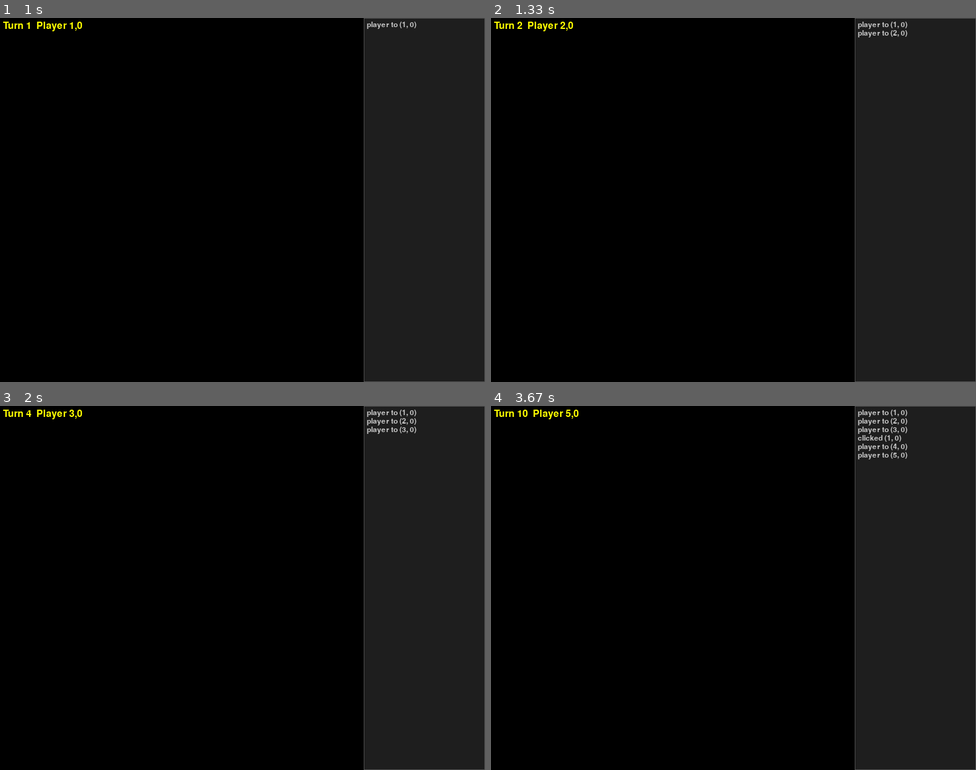
Above: before the commit, frames 1-4 (two rows, left to right).
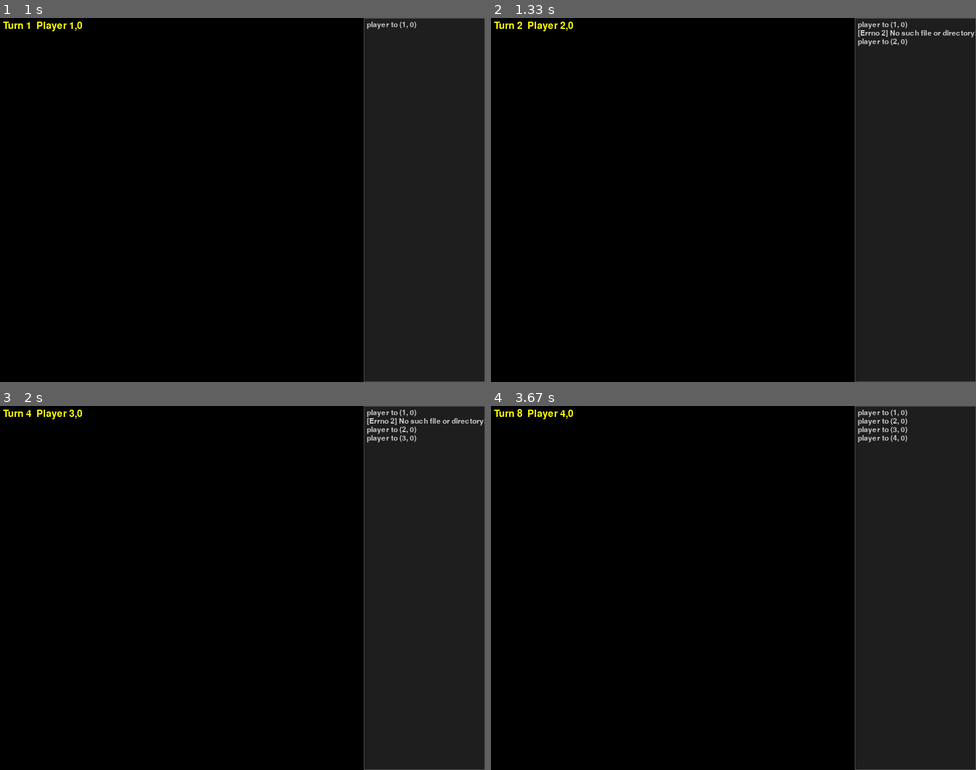
Above: after the commit, the same moments.

Repository: Yefym707/Game
Game: pygame game, started from scripts/run_gui.py
The game is run twice, just before and just after one commit, with the same random seed, the same clock (stepped at 60 frames per second) and the same inputs.
Inputs (mouse positions are in pixels of both pictures, inside the frame that each line leads up to):
- Up to frame 1 (1 s): click "New Game" at 0.38 s; hold Space from 0.67 s (still down); hold Right from 0.67 s (still down); move the mouse to (223, 214) at 0.7 s
- Up to frame 2 (1.33 s): release Space at 1.13 s; release Right at 1.13 s; hold F9 from 1.17 s (still down); hold Right from 1.17 s (still down); move the mouse to (733, 221) at 1.2 s; tap Space at 1.23 s
- Up to frame 3 (2 s): tap Space at 1.53, 1.73 s; release F9 at 1.63 s; release Right at 1.63 s; hold F5 from 1.67 s (still down); hold Right from 1.67 s (still down)
- Up to frame 4 (3.67 s): tap Space at 2.03, 2.57, 2.87, 3.07, 3.37, 3.57 s; release F5 at 2.13 s; release Right at 2.13 s; click "Turn 5 Player 3,0" at 2.22 s; hold F9 2.5-2.97 s; hold Right 2.5-2.97 s; move the mouse to (583, 675) at 2.53 s; hold Right 3-3.47 s; hold Up from 3.5 s (still down)

Frame 1 is identical in both runs. In frame 2, 0.3% of the frame differs, in the area x 75-100%, y 3-8%; in frame 3, 0.3%; in frame 4, 0.4%, in the area x 5-86%, y 0-15%.

Commit message:
Add configurable save system and settings menu

Diff:
--- a/src/client/app.py
+++ b/src/client/app.py
@@ -5,6 +5,7 @@
 from typing import Optional
 
 from gamecore.i18n import gettext as _
+from gamecore import config as gconfig
 
 
 class Scene:
@@ -29,8 +30,15 @@
 
     def __init__(self, width: int = 800, height: int = 600) -> None:
         pygame.init()
+        cfg = gconfig.load_config()
+        flags = pygame.FULLSCREEN if cfg.get("fullscreen") else 0
+        w, h = cfg.get("window_size", [width, height])
         pygame.display.set_caption(_("window_title"))
-        self.screen = pygame.display.set_mode((width, height))
+        self.screen = pygame.display.set_mode((w, h), flags)
+        try:
+            pygame.mixer.music.set_volume(cfg.get("volume", 1.0))
+        except Exception:  # pragma: no cover - mixer may not be init
+            pass
         self.clock = pygame.time.Clock()
         from .scene_menu import MenuScene
 
--- a/src/client/scene_game.py
+++ b/src/client/scene_game.py
@@ -9,7 +9,12 @@
 from .gfx.tileset import TILE_SIZE, Tileset
 from .ui.widgets import Log, StatusPanel
 from gamecore import board as gboard
-from gamecore import rules
+from gamecore import rules, saveio, config as gconfig
+
+try:  # pragma: no cover - optional dependency
+    import pygame.messagebox as messagebox
+except Exception:  # pragma: no cover - fallback if missing
+    messagebox = None
 
 
 def _tone(freq: int = 440, ms: int = 100) -> pygame.mixer.Sound:
@@ -26,8 +31,22 @@
 
     def __init__(self, app, new_game: bool = True) -> None:
         super().__init__(app)
+        cfg = gconfig.load_config()
+        try:
+            pygame.mixer.music.set_volume(cfg.get("volume", 1.0))
+        except Exception:  # pragma: no cover - mixer may be uninitialised
+            pass
         self.tileset = Tileset()
-        self.state = gboard.create_game()
+        self.quick_path = gconfig.quicksave_path()
+        self.autosave_path = gconfig.autosave_path()
+        if new_game:
+            self.state = gboard.create_game()
+        else:
+            try:
+                self.state = saveio.load_game(self.autosave_path)
+            except Exception as exc:
+                self.state = gboard.create_game()
+                self._show_error(str(exc))
         rules.set_seed(0)
         self.camera_x = 0.0
         self.camera_y = 0.0
@@ -38,6 +57,20 @@
         self.click_sound = _tone(880)
         self.move_sound = _tone(660)
 
+    def _show_error(self, msg: str) -> None:
+        """Display an error message without crashing."""
+
+        if messagebox:
+            try:
+                messagebox.show("Error", msg)
+                return
+            except Exception:  # pragma: no cover - fallback
+                pass
+        # Fallback to console/log output
+        print("Error:", msg)
+        if hasattr(self, "log"):
+            self.log.add(msg)
+
     # event handling ---------------------------------------------------
     def handle_event(self, event: pygame.event.Event) -> None:
         if event.type == pygame.KEYDOWN:
@@ -47,6 +80,22 @@
                 self.next_scene = MenuScene(self.app)
             elif event.key == pygame.K_SPACE:
                 gboard.end_turn(self.state)
+                try:
+                    saveio.save_game(self.state, self.autosave_path)
+                except Exception as exc:
+                    self._show_error(str(exc))
+            elif event.key == pygame.K_F5:
+                try:
+                    saveio.save_game(self.state, self.quick_path)
+                except Exception as exc:
+                    self._show_error(str(exc))
+            elif event.key == pygame.K_F9:
+                try:
+                    self.state = saveio.load_game(self.quick_path)
+                    self.log.lines.clear()
+                    self._last_log = 0
+                except Exception as exc:
+                    self._show_error(str(exc))
             elif event.key in (pygame.K_UP, pygame.K_DOWN, pygame.K_LEFT, pygame.K_RIGHT):
                 self._handle_move(event.key)
         elif event.type == pygame.MOUSEWHEEL:
--- a/src/client/scene_menu.py
+++ b/src/client/scene_menu.py
@@ -40,8 +40,10 @@
 
         self.next_scene = GameScene(self.app, new_game=False)
 
-    def settings(self) -> None:  # pragma: no cover - placeholder
-        """Settings placeholder."""
+    def settings(self) -> None:
+        from .scene_settings import SettingsScene
+
+        self.next_scene = SettingsScene(self.app)
 
     def quit(self) -> None:
         pygame.event.post(pygame.event.Event(pygame.QUIT))
--- /dev/null
+++ b/src/client/scene_settings.py
@@ -0,0 +1,99 @@
+"""Settings menu scene."""
+from __future__ import annotations
+
+import pygame
+
+from gamecore.i18n import gettext as _
+from gamecore import config as gconfig
+from .app import Scene
+from .ui.widgets import Button
+
+
+class SettingsScene(Scene):
+    """Allow the player to tweak basic configuration options."""
+
+    def __init__(self, app) -> None:
+        super().__init__(app)
+        self.cfg = gconfig.load_config()
+        width, height = app.screen.get_size()
+        cx = width // 2 - 100
+        y = 120
+        self.buttons: list[Button] = []
+
+        def add(name: str, cb) -> Button:
+            nonlocal y
+            rect = pygame.Rect(cx, y, 200, 40)
+            btn = Button("", rect, cb)
+            setattr(self, name, btn)
+            self.buttons.append(btn)
+            y += 60
+            return btn
+
+        add("btn_volume", self.change_volume)
+        add("btn_lang", self.change_lang)
+        add("btn_window", self.change_window)
+        add("btn_fullscreen", self.toggle_fullscreen)
+        add("btn_back", self.back)
+        self._update_texts()
+
+    # helpers ------------------------------------------------------------
+    def _update_texts(self) -> None:
+        self.btn_volume.text = f"Volume: {int(self.cfg['volume'] * 100)}%"
+        self.btn_lang.text = f"Language: {self.cfg['lang']}"
+        ws = self.cfg["window_size"]
+        self.btn_window.text = f"Window: {ws[0]}x{ws[1]}"
+        self.btn_fullscreen.text = f"Fullscreen: {'on' if self.cfg['fullscreen'] else 'off'}"
+        self.btn_back.text = "Back"
+
+    # button callbacks --------------------------------------------------
+    def change_volume(self) -> None:
+        vol = self.cfg["volume"] + 0.1
+        if vol > 1.0:
+            vol = 0.0
+        self.cfg["volume"] = round(vol, 2)
+        self._update_texts()
+        try:
+            pygame.mixer.music.set_volume(self.cfg["volume"])
+        except Exception:
+            pass
+
+    def change_lang(self) -> None:
+        self.cfg["lang"] = "ru" if self.cfg.get("lang") == "en" else "en"
+        self._update_texts()
+
+    def change_window(self) -> None:
+        sizes = [(800, 600), (1024, 768), (1280, 720)]
+        current = tuple(self.cfg["window_size"])
+        if current in sizes:
+            idx = (sizes.index(current) + 1) % len(sizes)
+        else:
+            idx = 0
+        self.cfg["window_size"] = list(sizes[idx])
+        flags = pygame.FULLSCREEN if self.cfg.get("fullscreen") else 0
+        pygame.display.set_mode(tuple(self.cfg["window_size"]), flags)
+        self._update_texts()
+
+    def toggle_fullscreen(self) -> None:
+        self.cfg["fullscreen"] = not self.cfg.get("fullscreen")
+        flags = pygame.FULLSCREEN if self.cfg["fullscreen"] else 0
+        pygame.display.set_mode(tuple(self.cfg["window_size"]), flags)
+        self._update_texts()
+
+    def back(self) -> None:
+        gconfig.save_config(self.cfg)
+        from .scene_menu import MenuScene
+
+        self.next_scene = MenuScene(self.app)
+
+    # scene API ---------------------------------------------------------
+    def handle_event(self, event: pygame.event.Event) -> None:
+        for btn in self.buttons:
+            btn.handle_event(event)
+
+    def update(self, dt: float) -> None:  # pragma: no cover - nothing to update
+        pass
+
+    def draw(self, surface: pygame.Surface) -> None:
+        surface.fill((25, 25, 25))
+        for btn in self.buttons:
+            btn.draw(surface)
--- a/src/gamecore/__init__.py
+++ b/src/gamecore/__init__.py
@@ -1,4 +1,4 @@
-from . import rules, board, entities, cards, ai, saveio, io_textures, cli
+from . import rules, board, entities, cards, ai, saveio, io_textures, cli, config
 
 __all__ = [
     "rules",
@@ -9,4 +9,5 @@
     "saveio",
     "io_textures",
     "cli",
+    "config",
 ]
--- /dev/null
+++ b/src/gamecore/config.py
@@ -0,0 +1,55 @@
+from __future__ import annotations
+
+import json
+from pathlib import Path
+from typing import Any, Dict
+
+CONFIG_DIR = Path.home() / ".oko_zombie"
+SAVE_DIR = CONFIG_DIR / "saves"
+CONFIG_FILE = CONFIG_DIR / "config.json"
+
+DEFAULT_CONFIG: Dict[str, Any] = {
+    "volume": 1.0,
+    "lang": "en",
+    "window_size": [800, 600],
+    "fullscreen": False,
+}
+
+
+def _ensure_dirs() -> None:
+    SAVE_DIR.mkdir(parents=True, exist_ok=True)
+
+
+def load_config() -> Dict[str, Any]:
+    """Load configuration from ``CONFIG_FILE``.
+
+    Missing or invalid files return :data:`DEFAULT_CONFIG` and write it to disk.
+    """
+
+    _ensure_dirs()
+    try:
+        with CONFIG_FILE.open("r", encoding="utf-8") as fh:
+            return json.load(fh)
+    except Exception:
+        save_config(DEFAULT_CONFIG)
+        return DEFAULT_CONFIG.copy()
+
+
+def save_config(cfg: Dict[str, Any]) -> None:
+    """Persist ``cfg`` to ``CONFIG_FILE``."""
+
+    _ensure_dirs()
+    with CONFIG_FILE.open("w", encoding="utf-8") as fh:
+        json.dump(cfg, fh, indent=2)
+
+
+def quicksave_path() -> Path:
+    """Return path for the quick save file."""
+
+    return SAVE_DIR / "quick.json"
+
+
+def autosave_path() -> Path:
+    """Return path for the auto save file."""
+
+    return SAVE_DIR / "autosave.json"
--- a/src/gamecore/saveio.py
+++ b/src/gamecore/saveio.py
@@ -2,33 +2,35 @@
 
 import json
 import gzip
+from pathlib import Path
 from typing import Any
 
 from . import board
 
-VERSION = 1
+SAVE_VERSION = 1
 
 
-def save_game(state: board.GameState, path: str) -> None:
-    path = str(path)
-    data = {"version": VERSION, "state": state.to_dict()}
+def save_game(state: board.GameState, path: str | Path) -> None:
+    path = Path(path)
+    path.parent.mkdir(parents=True, exist_ok=True)
+    data = {"save_version": SAVE_VERSION, "state": state.to_dict()}
     text = json.dumps(data)
-    if path.endswith(".gz"):
+    if path.suffix == ".gz":
         with gzip.open(path, "wt", encoding="utf-8") as fh:
             fh.write(text)
     else:
-        with open(path, "w", encoding="utf-8") as fh:
+        with path.open("w", encoding="utf-8") as fh:
             fh.write(text)
 
 
-def load_game(path: str) -> board.GameState:
-    path = str(path)
-    if path.endswith(".gz"):
+def load_game(path: str | Path) -> board.GameState:
+    path = Path(path)
+    if path.suffix == ".gz":
         with gzip.open(path, "rt", encoding="utf-8") as fh:
             data = json.load(fh)
     else:
-        with open(path, "r", encoding="utf-8") as fh:
+        with path.open("r", encoding="utf-8") as fh:
             data = json.load(fh)
-    if data.get("version") != VERSION:
+    if data.get("save_version") != SAVE_VERSION:
         raise ValueError("Unsupported save version")
     return board.GameState.from_dict(data["state"])
Not shown, changed: README.md
